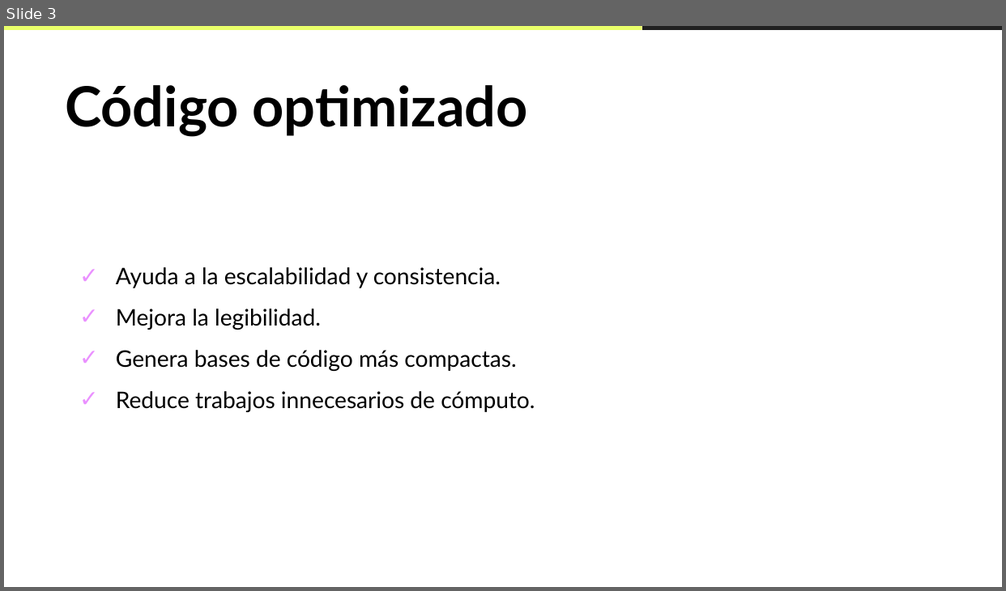
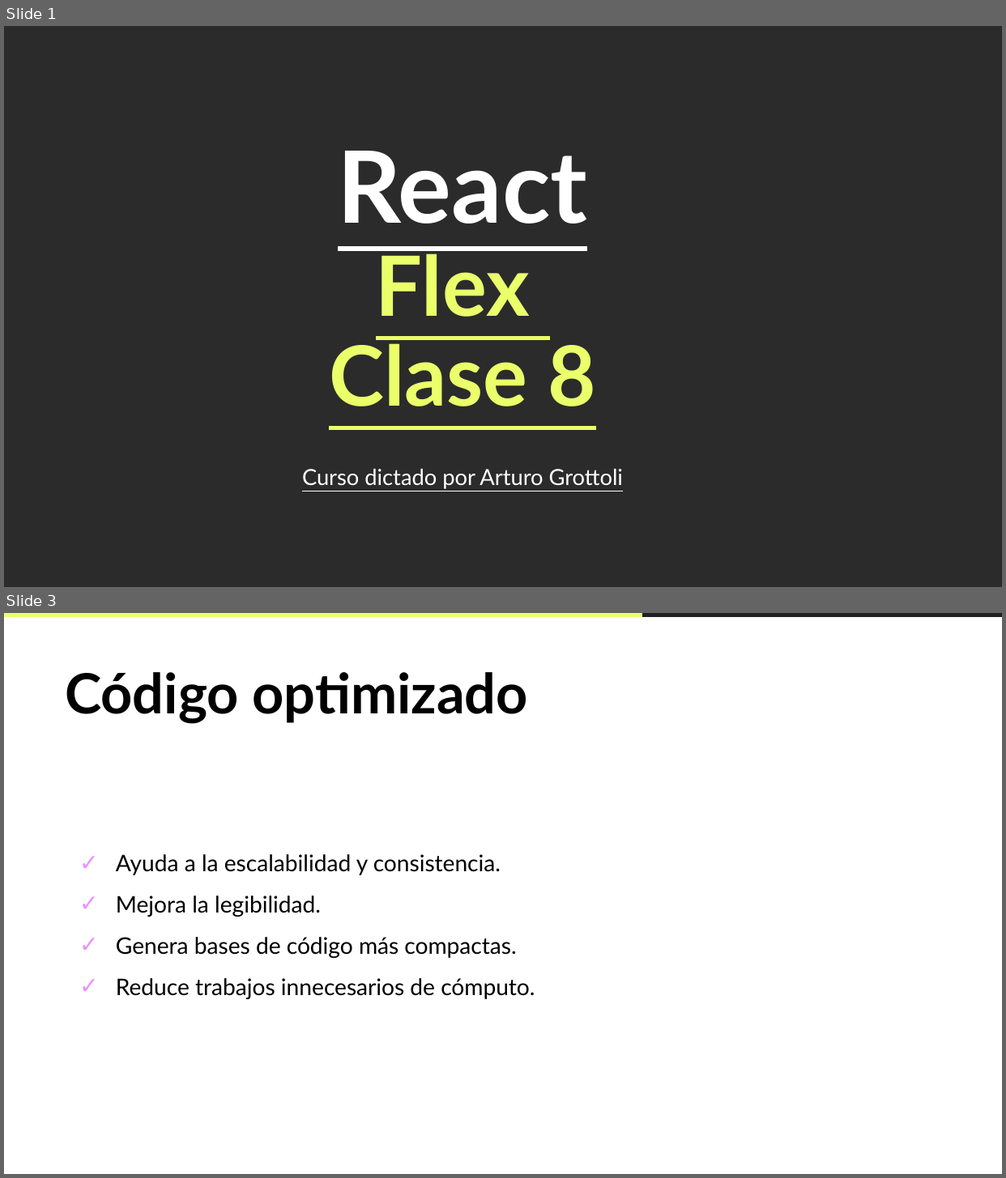
Before and after one commit to Arturogrottoli/Project-React-Js, a slide deck: Clase08/Unidad 8 - Clase en vivo.pptx. Shown one above the other, each under a label of ours: slide 3 before the commit, slides 1 and 3 after it; the slides between them are not shown. The pictures are 1006x591 and 1006x1178 pixels, drawn with LibreOffice and Linux fonts; fonts in the diff are those of the drawing; background and template pictures are left out; a plain dark background stands for a picture behind light text. Boxes give left, top, right and bottom in pixels: in the first picture for what was removed or moved away, otherwise in the second. Text is boxed around its words. In the diff, an @@ line names an element or a change of style, - is before the commit and + after.

Commit message:
clase07

```diff
--- a/Clase08/Unidad 8 - Clase en vivo.pptx
+++ b/Clase08/Unidad 8 - Clase en vivo.pptx
@@ slide 1 added at box(4, 26, 1002, 587), background picture (left out) @@
@@ text added at box(302, 151, 623, 489), 16 pt, text #FFFFFF, underline @@
+React
+Flex
+Clase 8
+Curso dictado por Arturo Grottoli
```
Also in this commit, not shown: 1 other slide added, 2 slides removed, 1 other file.
